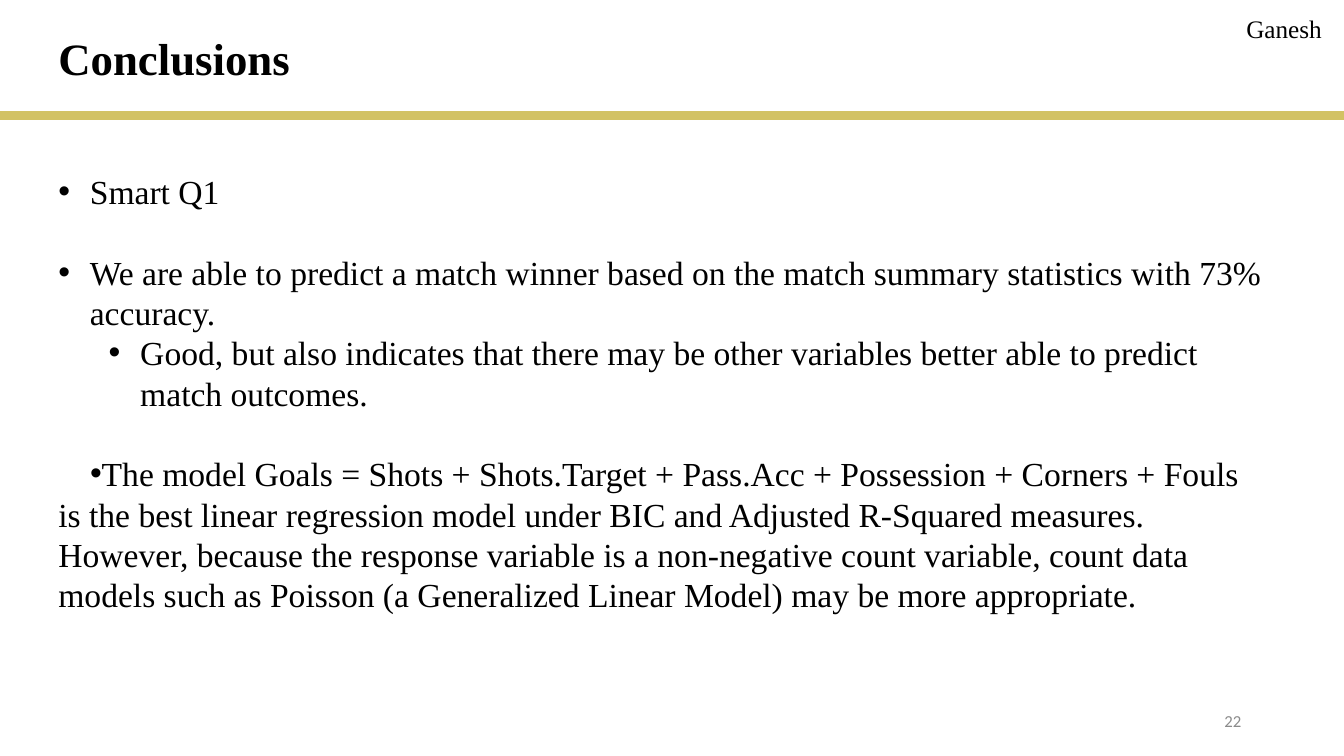
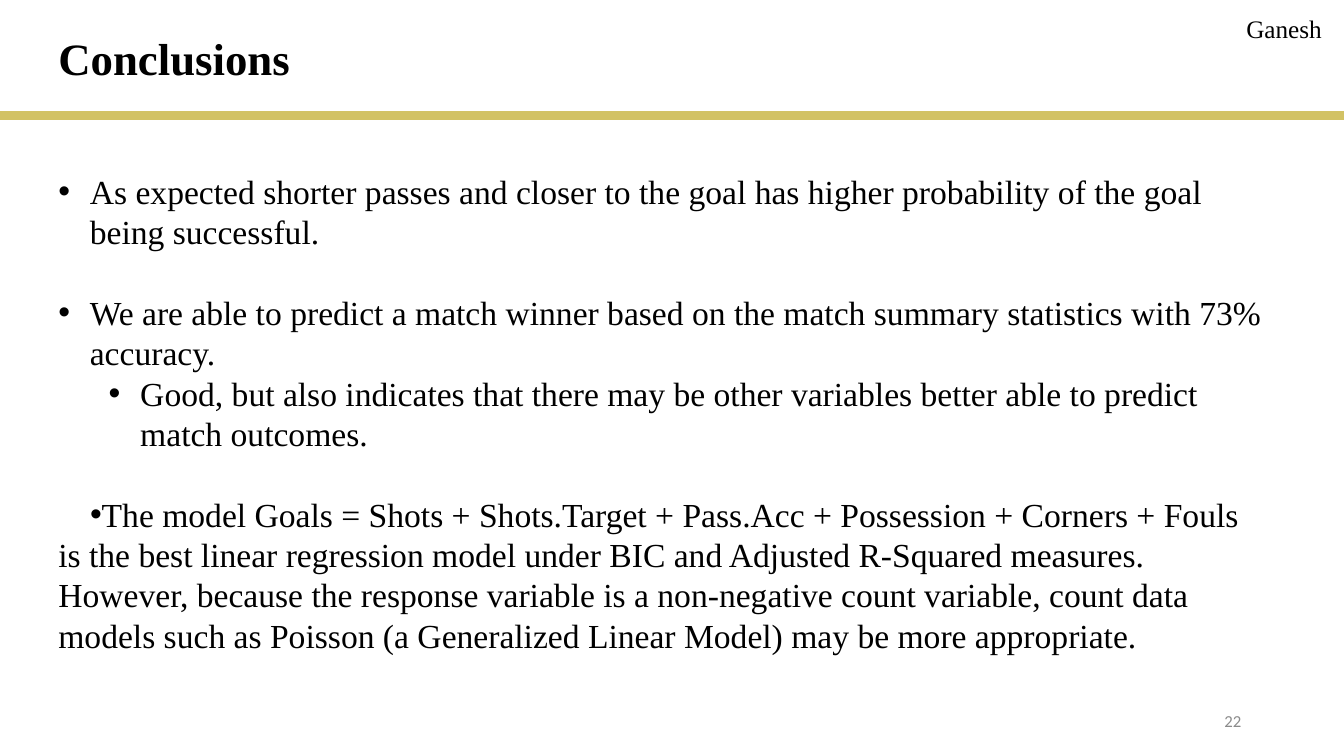
Before and after one commit to rmesina/T2_Codes-R-Us, a slide deck: slide 22 of final_project/T2_final_project.pptx. Drawn at 1344x756 pixels with LibreOffice and Linux fonts; fonts in the diff are those of the drawing. Boxes give left, top, right and bottom in pixels: in the first picture for what was removed or moved away, otherwise in the second. Text is boxed around its words. In the diff, an @@ line names an element or a change of style, - is before the commit and + after.

```diff
--- a/final_project/T2_final_project.pptx
+++ b/final_project/T2_final_project.pptx
@@ text at <box>90,180,1202,251</box>: text changed @@
-• Smart Q1
+• As expected shorter passes and closer to the goal has higher probability of the goal being successful.
```
Also in this commit, not shown: 1 other file.
